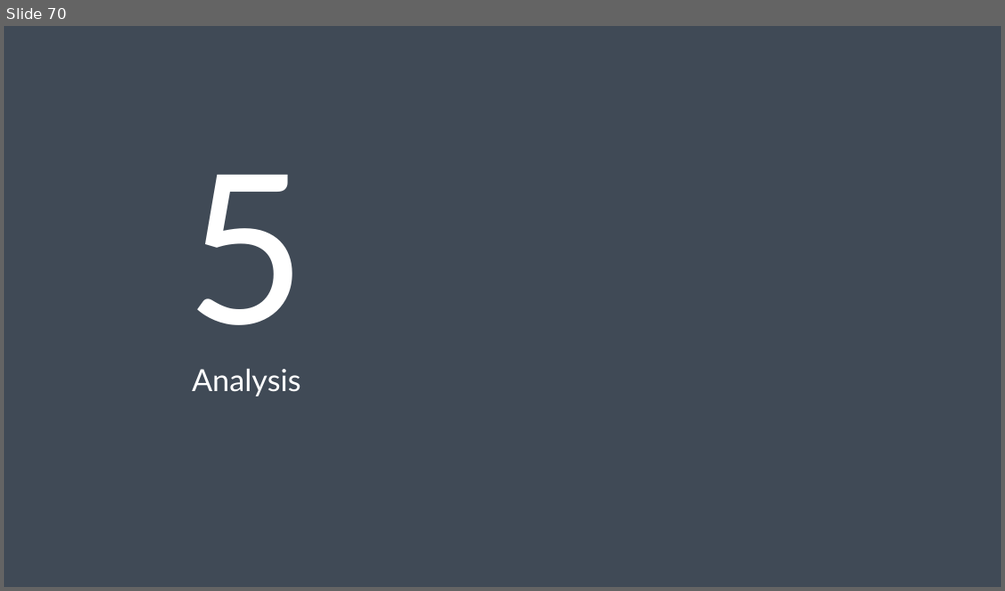
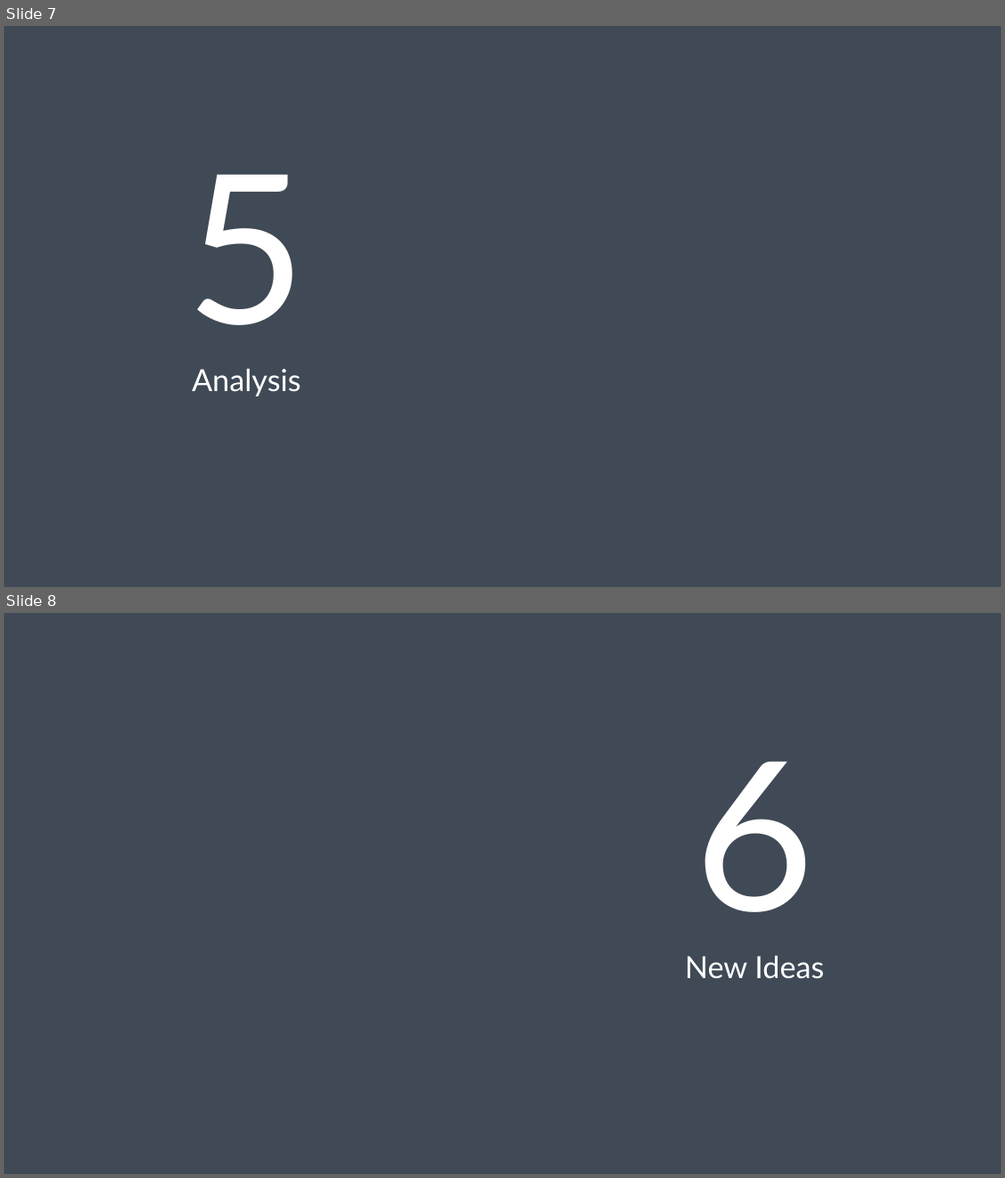
Before and after one commit to sdf34567/pfe, a slide deck: Présentation.pptx. Shown one above the other, each under a label of ours: slide 70 before the commit, slides 7 and 8 after it. The pictures are 1005x591 and 1005x1178 pixels, drawn with LibreOffice and Linux fonts; fonts in the diff are those of the drawing. Boxes give left, top, right and bottom in pixels: in the first picture for what was removed or moved away, otherwise in the second. Text is boxed around its words. In the diff, an @@ line names an element or a change of style, - is before the commit and + after.

```diff
--- a/Présentation.pptx
+++ b/Présentation.pptx
@@ slide 8 added at (4, 613, 1001, 1174), background #404A56 @@
@@ text added at (695, 762, 815, 912), 300 pt, text #FFFFFF @@
+6
@@ text added at (685, 956, 824, 979), 44 pt, text #FFFFFF @@
+New Ideas
@@ what was slide 70 is now slide 7 @@
```
Also in this commit, not shown: 2 slides changed, 1 other slide added, 1 slide removed, 6 other files.
